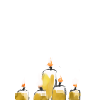
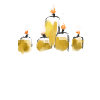
Layer changes from the first 100x100 image to the second:
renamed "Layer 3" to "Layer 1 Merged", painted on it over box(15, 4, 84, 100)
removed layer "Layer 2" over box(15, 4, 84, 100)
removed layer "Layer 1" over box(15, 4, 84, 100)
